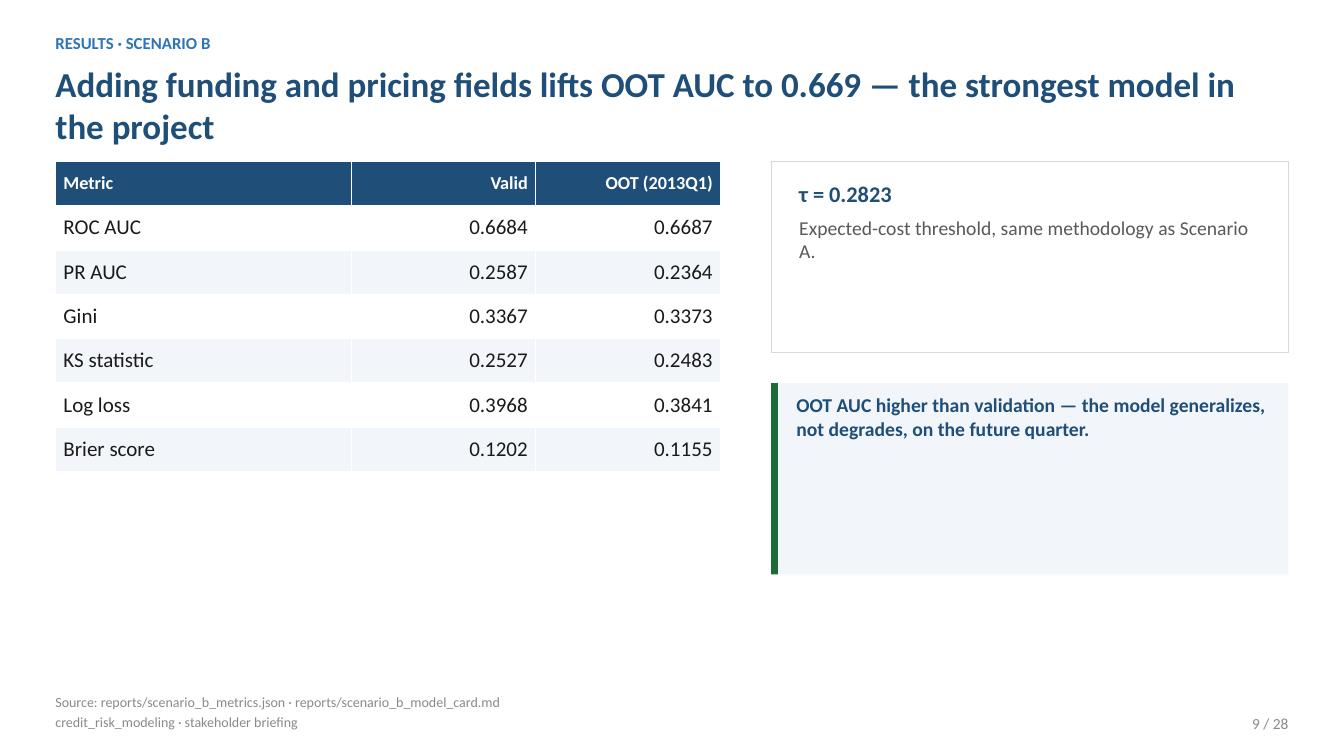
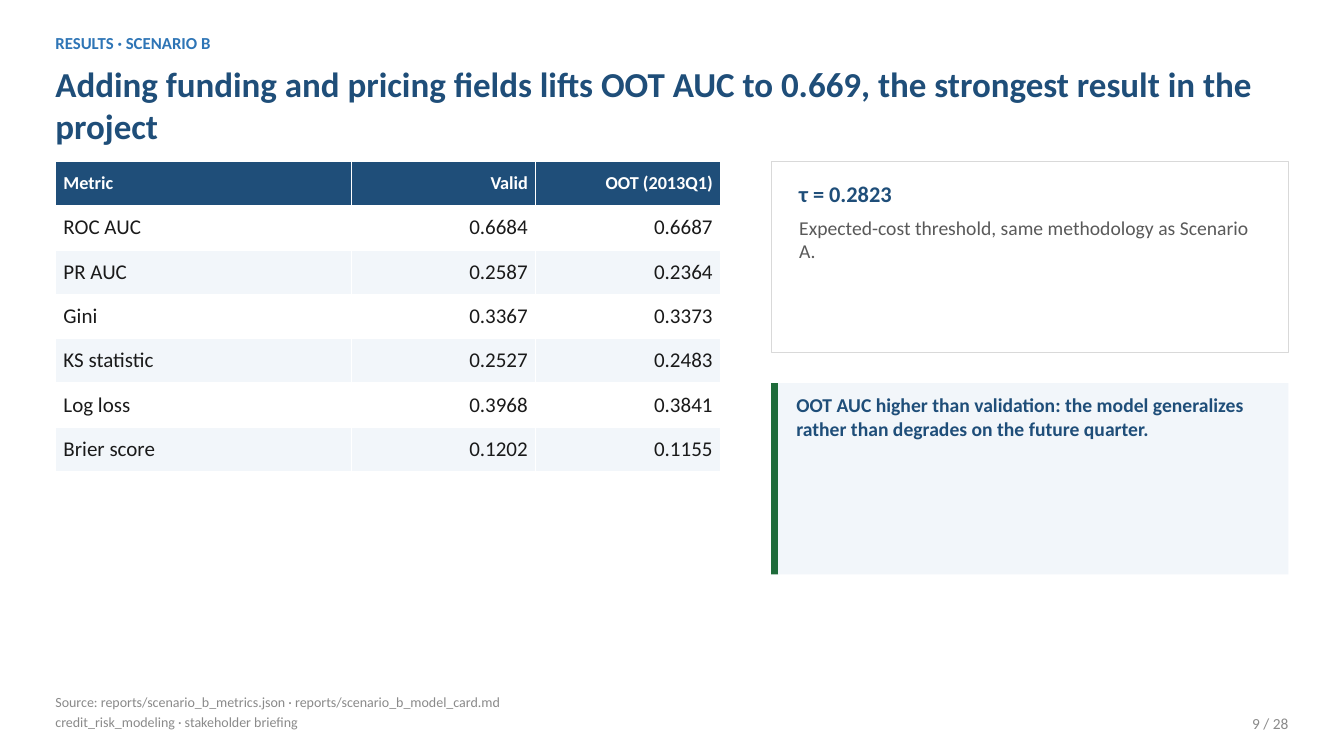
Before and after one commit to tommyalba/credit_risk_idx-partners, a slide deck: slide 9 of presentations/stakeholder_deck.pptx. Drawn at 1344x756 pixels with LibreOffice and Linux fonts; fonts in the diff are those of the drawing. Boxes give left, top, right and bottom in pixels: in the first picture for what was removed or moved away, otherwise in the second. Text is boxed around its words. In the diff, an @@ line names an element or a change of style, - is before the commit and + after.

```diff
--- a/presentations/stakeholder_deck.pptx
+++ b/presentations/stakeholder_deck.pptx
@@ text at <box>55,72,1251,145</box>: text changed @@
-Adding funding and pricing fields lifts OOT AUC to 0.669 — the strongest model in the project
+Adding funding and pricing fields lifts OOT AUC to 0.669, the strongest result in the project
@@ text at <box>796,398,1243,440</box>: text changed @@
-OOT AUC higher than validation — the model generalizes, not degrades, on the future quarter.
+OOT AUC higher than validation: the model generalizes rather than degrades on the future quarter.
```
Also in this commit, not shown: 23 other slides changed, 2 other files.
